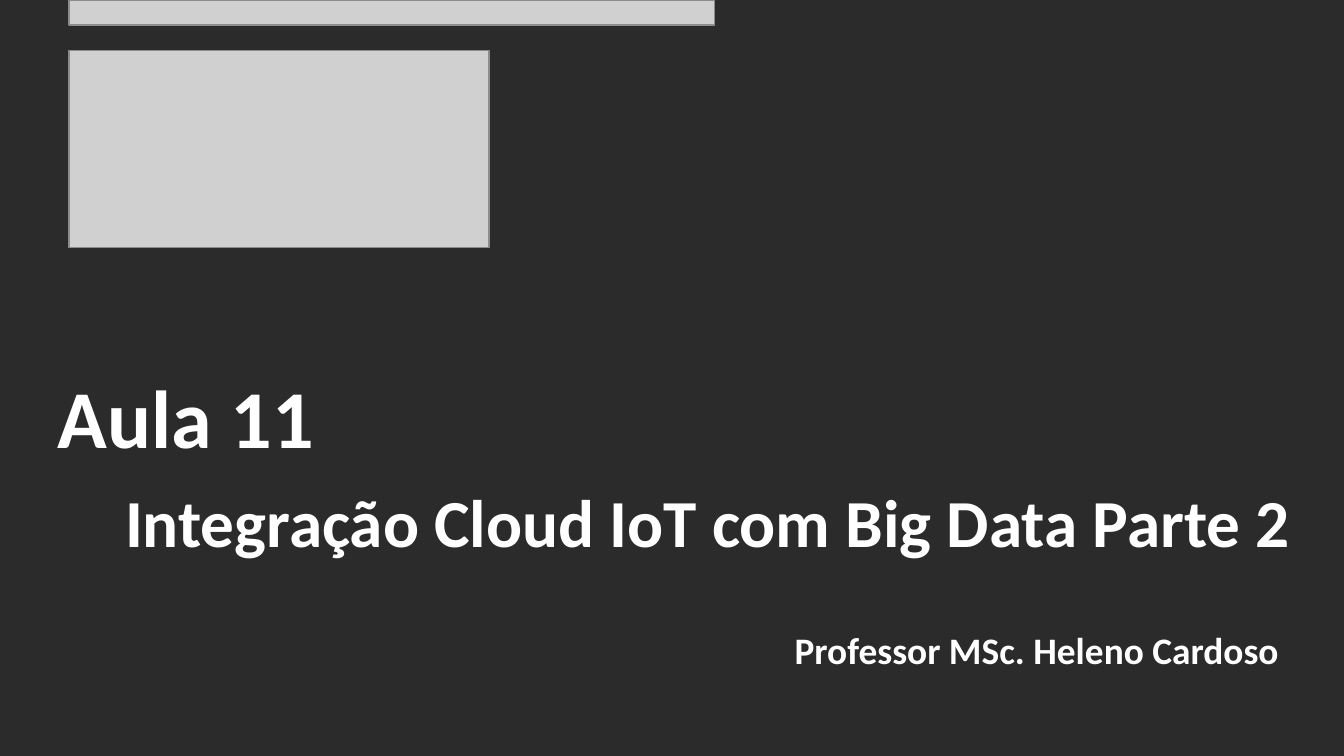
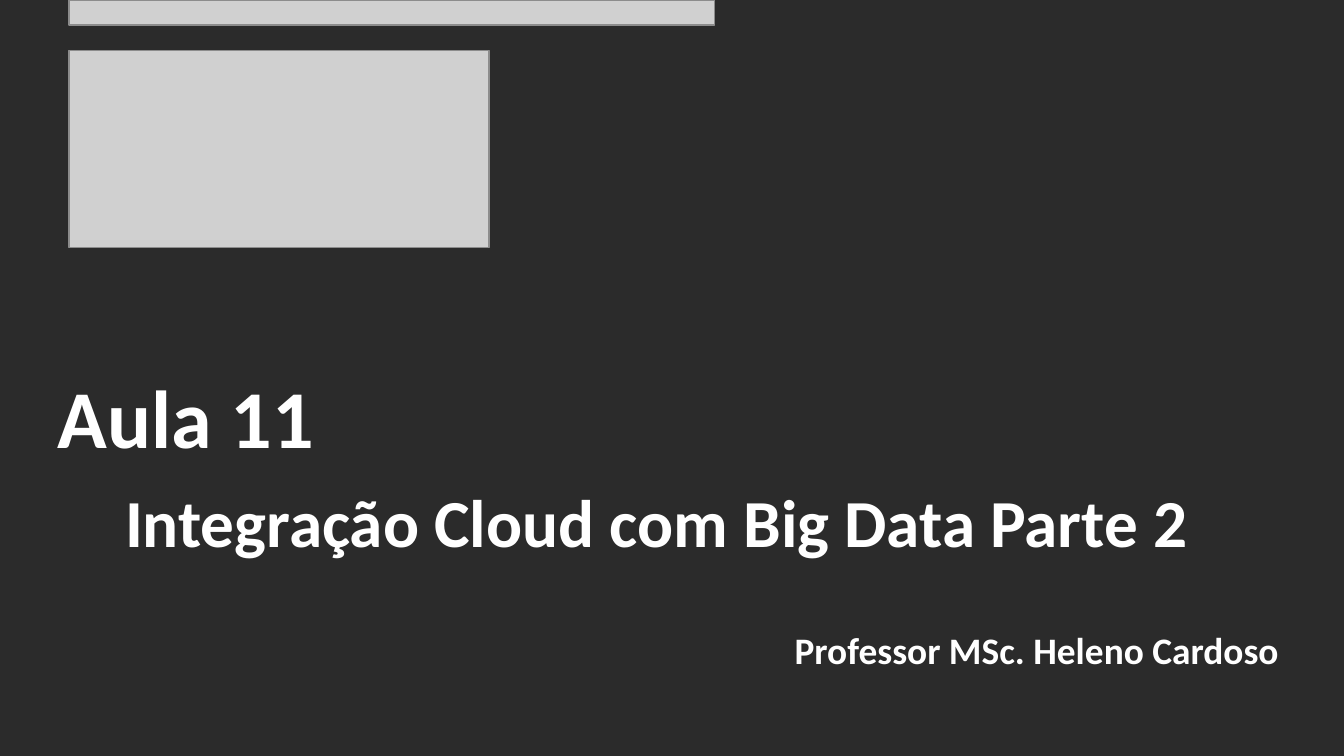
Before and after one commit to CloudEducationBrazil/WydenArea1AplicacaoCloudIndustria40Python, a slide deck: slide 2 of 01 Classes/Aula 11 - Aplicação Cloud Indústria 40 Python Integração Cloud Big Data Parte 2.pptx. Drawn at 1344x756 pixels with LibreOffice and Linux fonts; fonts in the diff are those of the drawing; grey boxes stand for pictures; background and template pictures are left out; a plain dark background stands for a picture behind light text. Boxes give left, top, right and bottom in pixels: in the first picture for what was removed or moved away, otherwise in the second. Text is boxed around its words. In the diff, an @@ line names an element or a change of style, - is before the commit and + after.

Commit message:
Python Cloud IoT Aula 10 e Aula 11 10maio2023

```diff
--- a/01 Classes/Aula 11 - Aplicação Cloud Indústria 40 Python Integração Cloud Big Data Parte 2.pptx
+++ b/01 Classes/Aula 11 - Aplicação Cloud Indústria 40 Python Integração Cloud Big Data Parte 2.pptx
@@ title at (x1=58, y1=390, x2=1187, y2=559): text changed @@
-Aula 11
-Integração Cloud IoT com Big Data Parte 2
+Aula 11
+Integração Cloud com Big Data Parte 2
```
Also in this commit, not shown: 4 other slides changed, 1 slide added, 1 slide removed, 1 other file.
